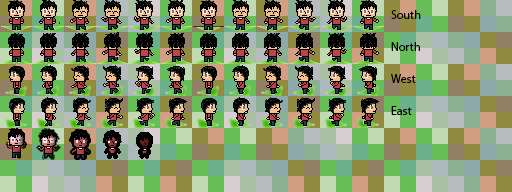
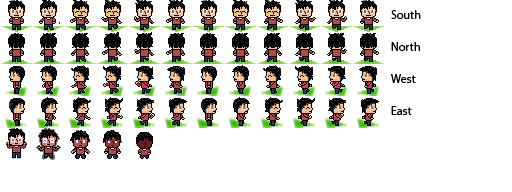
Before/after of a 512 x 192 layered artwork. What changed in the layer stack:
painted on "Layer 14" over (x1=6, y1=26, x2=224, y2=160)
added layer "Layer 13" above "Layer 12" over (x1=103, y1=130, x2=122, y2=159)
added layer "Layer 12" above "Layer 11" over (x1=70, y1=130, x2=90, y2=159)
added layer "Layer 11" above "Layer 10" over (x1=37, y1=129, x2=60, y2=159)
added layer "Layer 10" above "Hair" over (x1=6, y1=26, x2=224, y2=159)
hid "background copy 3" over (x1=0, y1=0, x2=512, y2=192)
